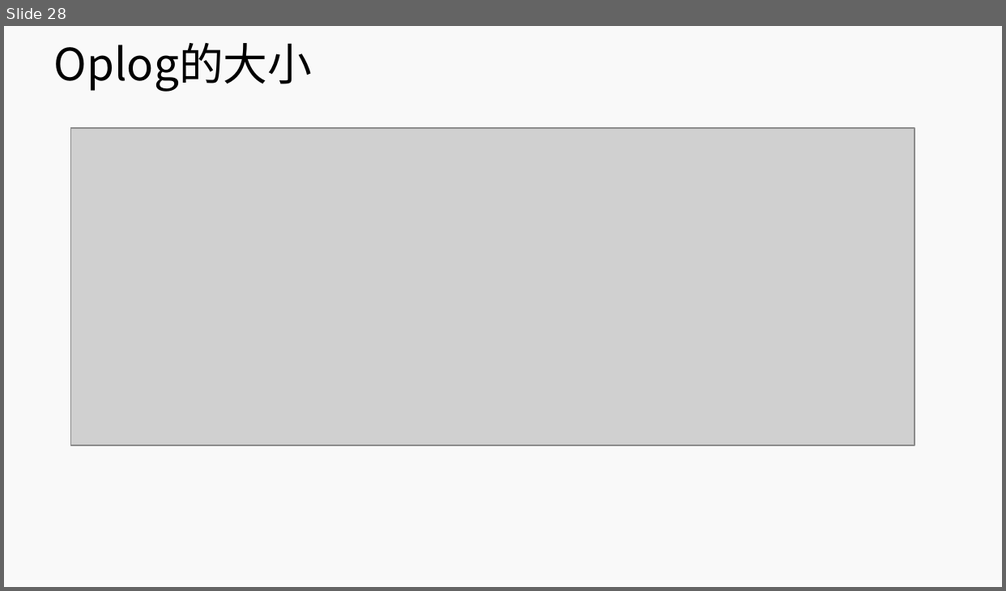
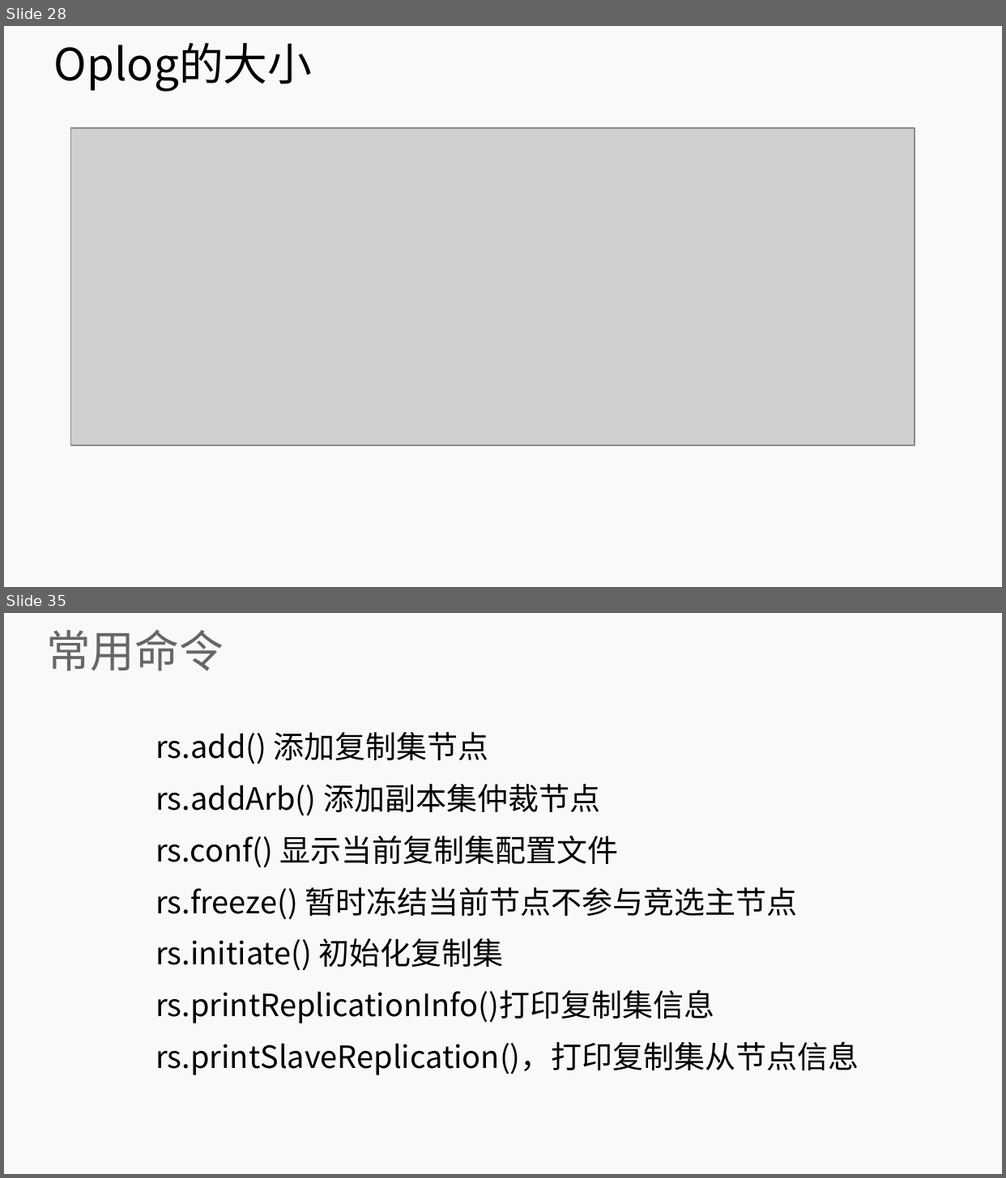
Before and after one commit to lihuanzhen2016/no-sql, a slide deck: PPT/12 MongoDB 复制集.pptx. Shown one above the other, each under a label of ours: slide 28 before the commit, slides 28 and 35 after it; the slides between them are not shown. The pictures are 1006x591 and 1006x1178 pixels, drawn with LibreOffice and Linux fonts; fonts in the diff are those of the drawing; grey boxes stand for pictures; background and template pictures are left out. Boxes give left, top, right and bottom in pixels: in the first picture for what was removed or moved away, otherwise in the second. Text is boxed around its words. In the diff, an @@ line names an element or a change of style, - is before the commit and + after.

```diff
--- a/PPT/12 MongoDB 复制集.pptx
+++ b/PPT/12 MongoDB 复制集.pptx
@@ slide 35 added at [4,613,1002,1174], background #F9F9F9 @@
@@ title added at [46,629,224,671], 32 pt, text #666666 @@
+常用命令
@@ subtitle added at [155,732,859,1076], 22.2 pt, text #000000 @@
+rs.add() 添加复制集节点
+rs.addArb() 添加副本集仲裁节点
+rs.conf() 显示当前复制集配置文件
+rs.freeze() 暂时冻结当前节点不参与竞选主节点
+rs.initiate() 初始化复制集
+rs.printReplicationInfo()打印复制集信息
+rs.printSlaveReplication()，打印复制集从节点信息
```
Also in this commit, not shown: 3 slides changed, 6 other slides added, 1 other file.
